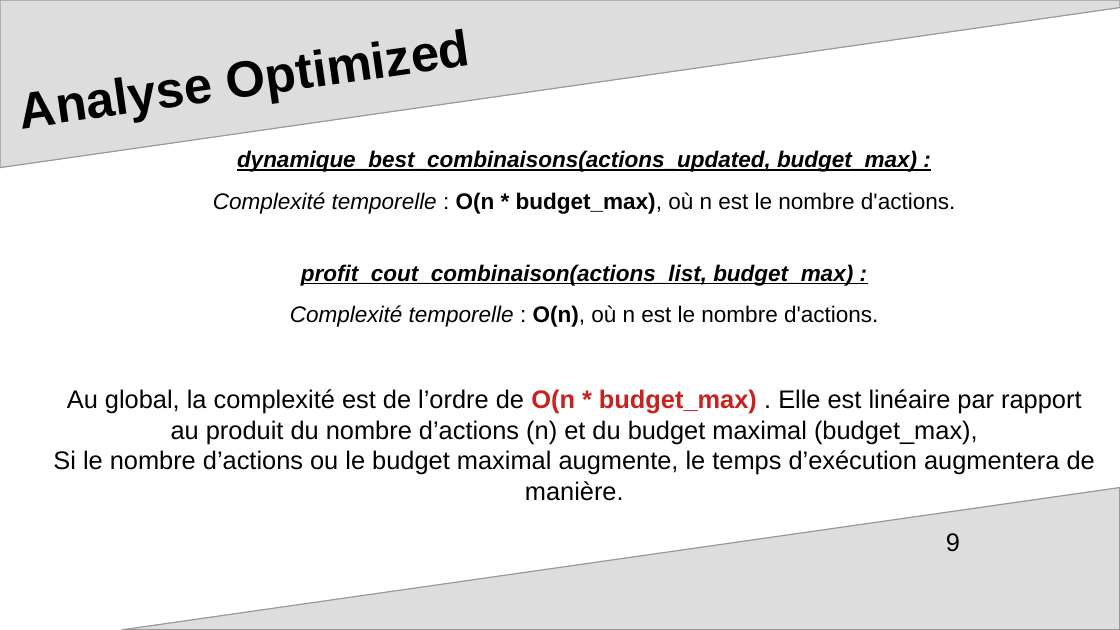
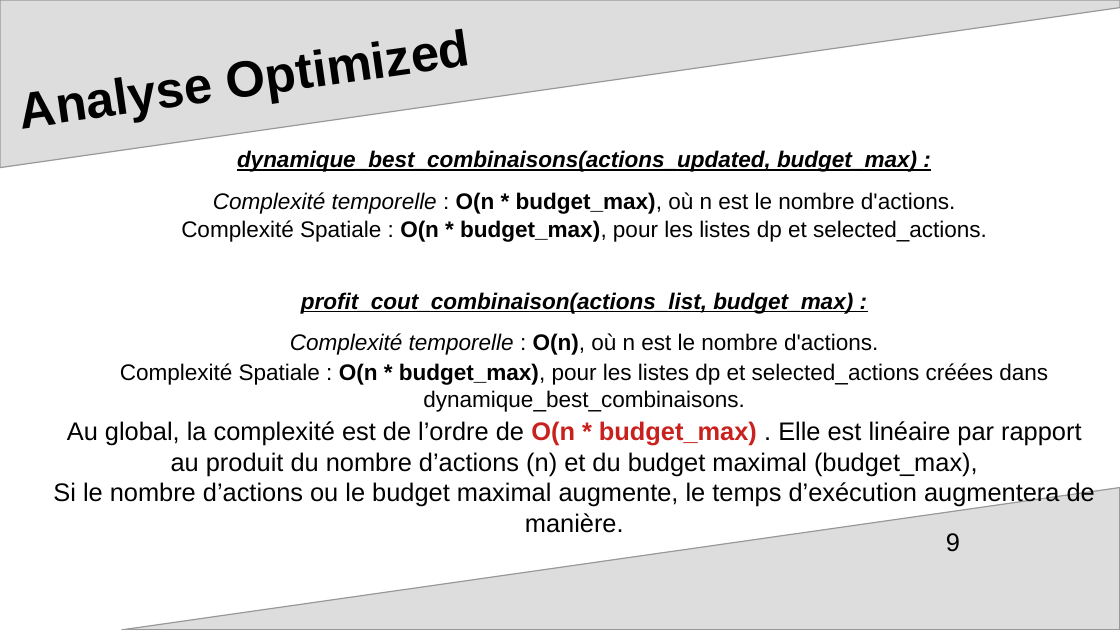
Before and after one commit to mcourte/OC_Projet7, a slide deck: slide 9 of ppt_soutenance.odp. Drawn at 1120x630 pixels with LibreOffice and Linux fonts; fonts in the diff are those of the drawing; background and template pictures are left out. Boxes give left, top, right and bottom in pixels: in the first picture for what was removed or moved away, otherwise in the second. Text is boxed around its words. In the diff, an @@ line names an element or a change of style, - is before the commit and + after.

Commit message:
complexité spatiale

```diff
--- a/ppt_soutenance.odp
+++ b/ppt_soutenance.odp
@@ text at <box>181,220,987,242</box>: paragraph added @@
+Complexité Spatiale : O(n * budget_max), pour les listes dp et selected_actions.
@@ text "Au global, la complexité est ...": place and size @@
-text "Au global, la complexité est ..." at <box>53,389,1095,501</box>
+text "Au global, la complexité est ..." at <box>53,421,1095,533</box>
@@ text at <box>120,363,1048,412</box>: paragraph added @@
+Complexité Spatiale : O(n * budget_max), pour les listes dp et selected_actions créées dans dynamique_best_combinaisons.
```
Also in this commit, not shown: 1 other slide changed, 1 other file.
